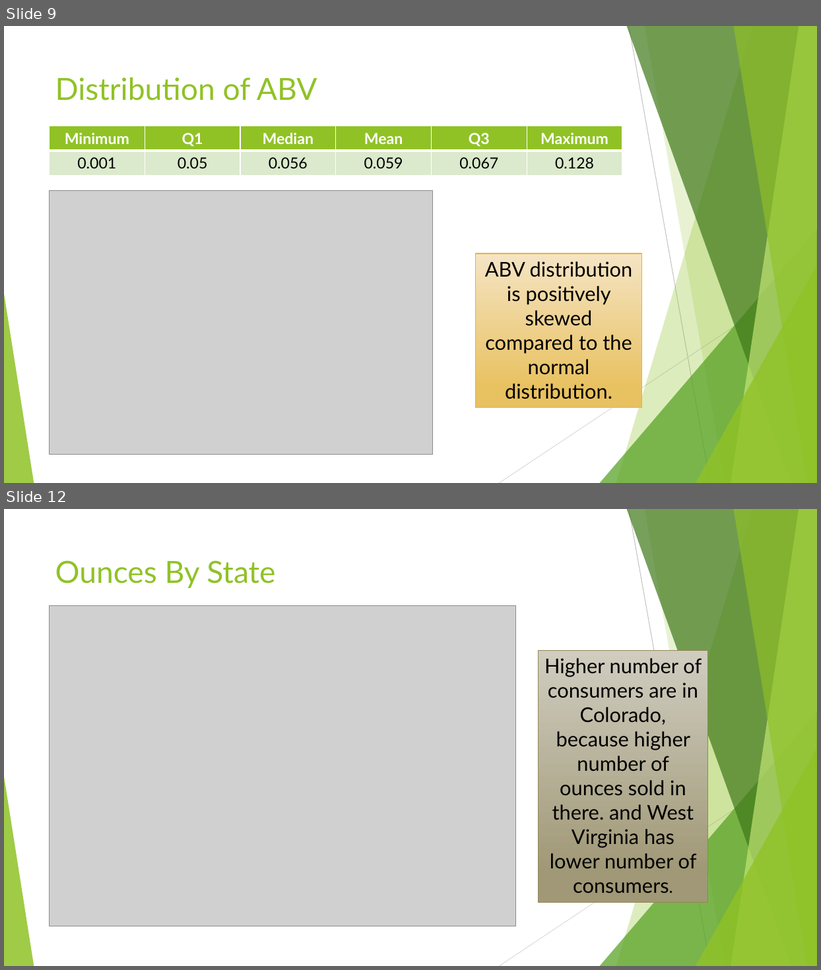
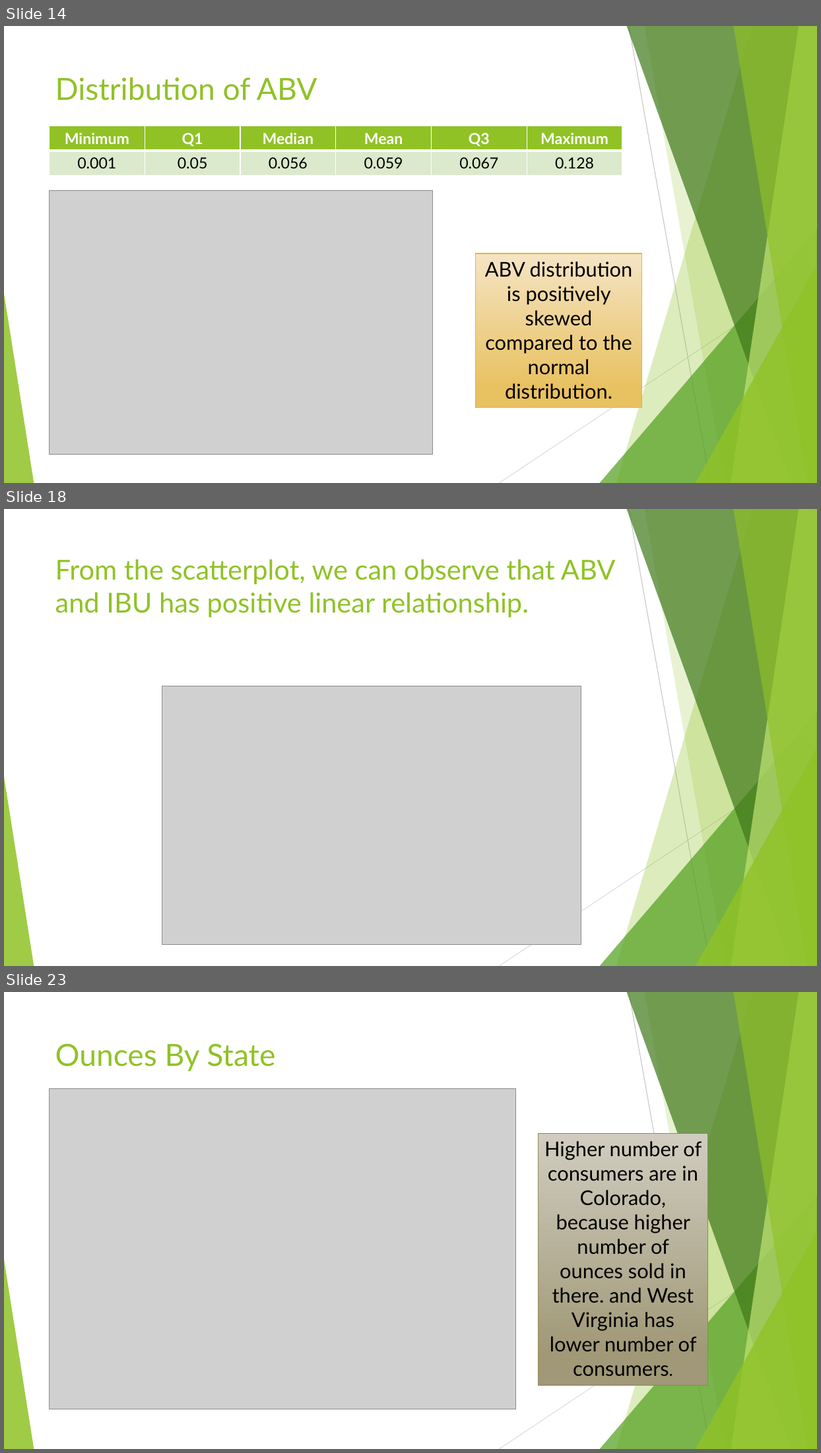
Before and after one commit to Omehrpour/R_proj_beer_market-, a slide deck: CaseStudy01.pptx. Shown one above the other, each under a label of ours: slides 9 and 12 before the commit, slides 14, 18 and 23 after it; the slides between them are not shown. The pictures are 821x970 and 821x1453 pixels, drawn with LibreOffice and Linux fonts; fonts in the diff are those of the drawing; grey boxes stand for pictures. Boxes give left, top, right and bottom in pixels: in the first picture for what was removed or moved away, otherwise in the second. Text is boxed around its words. In the diff, an @@ line names an element or a change of style, - is before the commit and + after.

```diff
--- a/CaseStudy01.pptx
+++ b/CaseStudy01.pptx
@@ slide 18 added at (x1=4, y1=509, x2=817, y2=966), background #FFFFFF; not listed: 10 template elements that a slide beside it also shows @@
@@ title added at (x1=55, y1=559, x2=616, y2=617), 32.4 pt, text #90C226 @@
+From the scatterplot, we can observe that ABV and IBU has positive linear relationship.
@@ picture added at (x1=162, y1=686, x2=581, y2=945) @@
@@ what was slide 9 is now slide 14 @@
@@ what was slide 12 is now slide 23 @@
```
Also in this commit, not shown: 3 slides changed, 13 other slides added, 1 slide removed.
